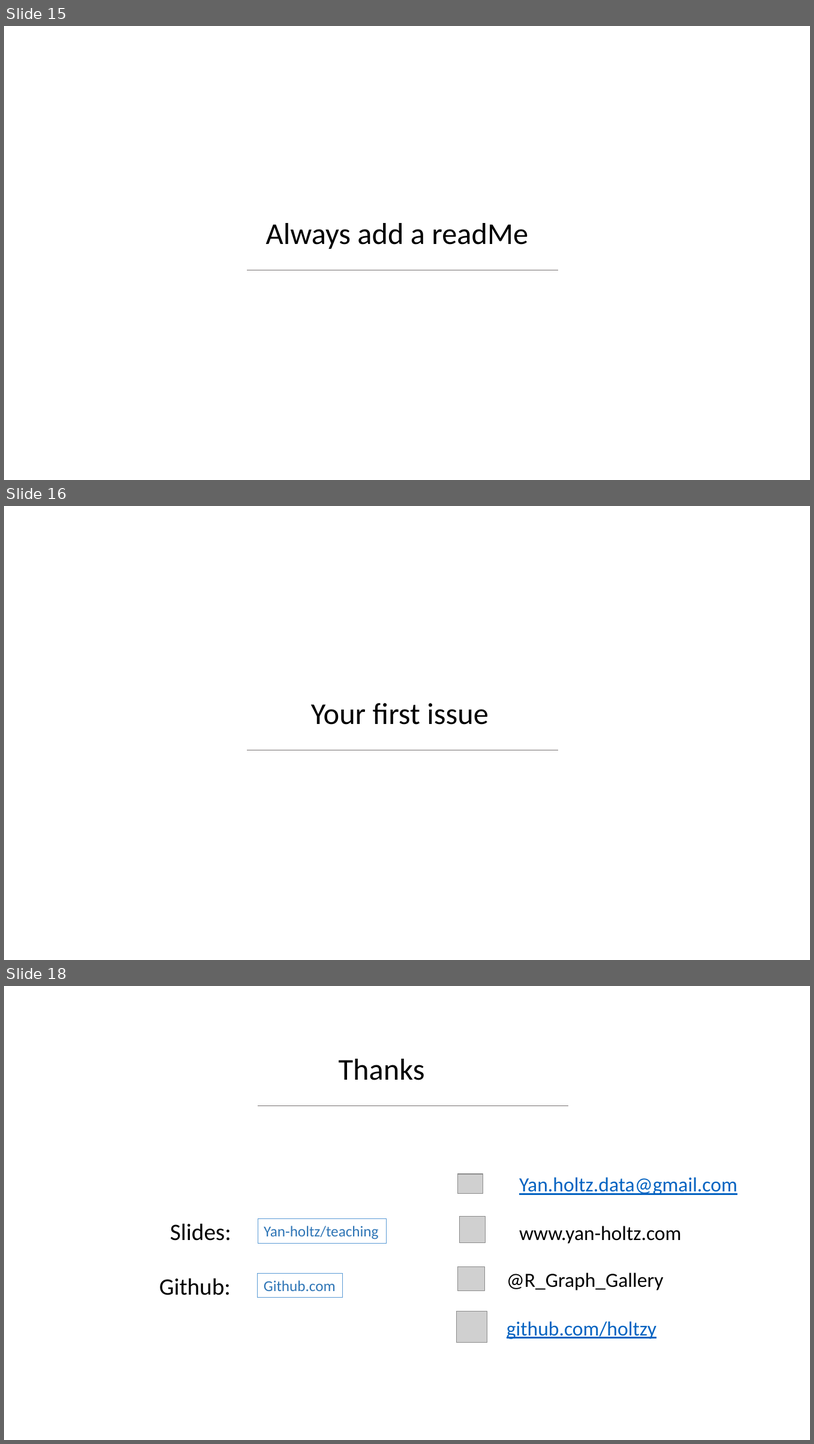
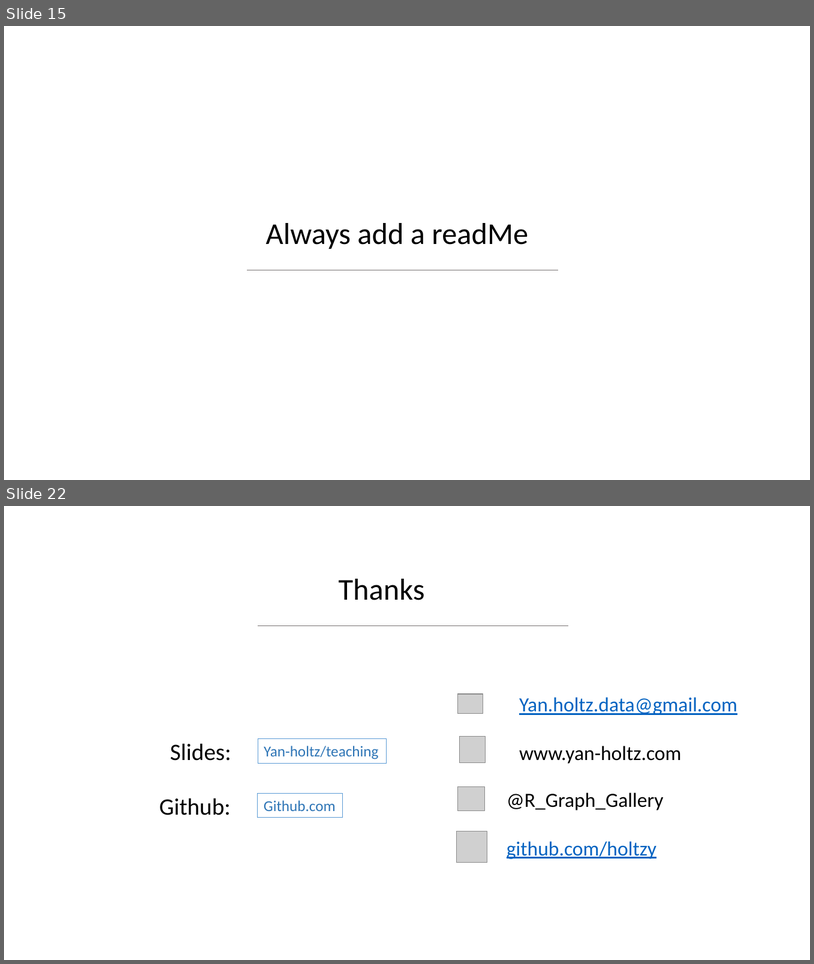
Before and after one commit to holtzy/Teaching, a slide deck: Intro_Github.pptx. Shown one above the other, each under a label of ours: slides 15, 16 and 18 before the commit, slides 15 and 22 after it; the slides between them are not shown. The pictures are 814x1444 and 814x964 pixels, drawn with LibreOffice and Linux fonts; fonts in the diff are those of the drawing; grey boxes stand for pictures; background and template pictures are left out. Boxes give left, top, right and bottom in pixels: in the first picture for what was removed or moved away, otherwise in the second. Text is boxed around its words. In the diff, an @@ line names an element or a change of style, - is before the commit and + after.

```diff
--- a/Intro_Github.pptx
+++ b/Intro_Github.pptx
@@ slide 16 removed at (4,506,810,960), background picture (left out) @@
@@ text removed at (311,703,488,724) @@
-Your first issue
@@ line removed from (247, 750) to (558, 750) @@
@@ what was slide 18 is now slide 22 @@
```
Also in this commit, not shown: 3 slides changed, 7 slides added, 2 other slides removed, 1 other file.
